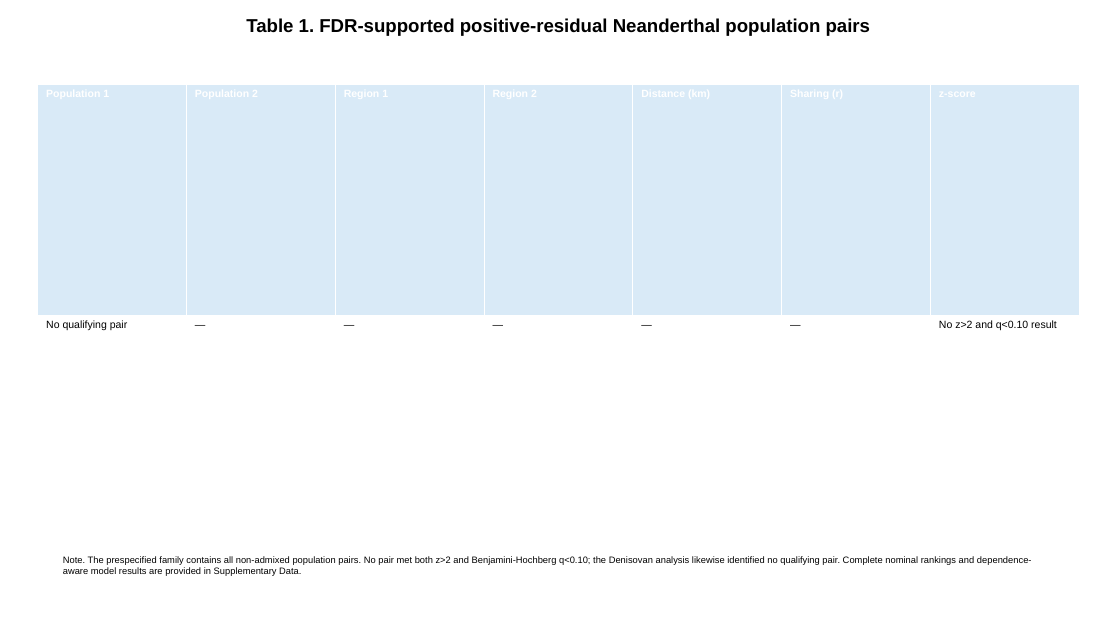
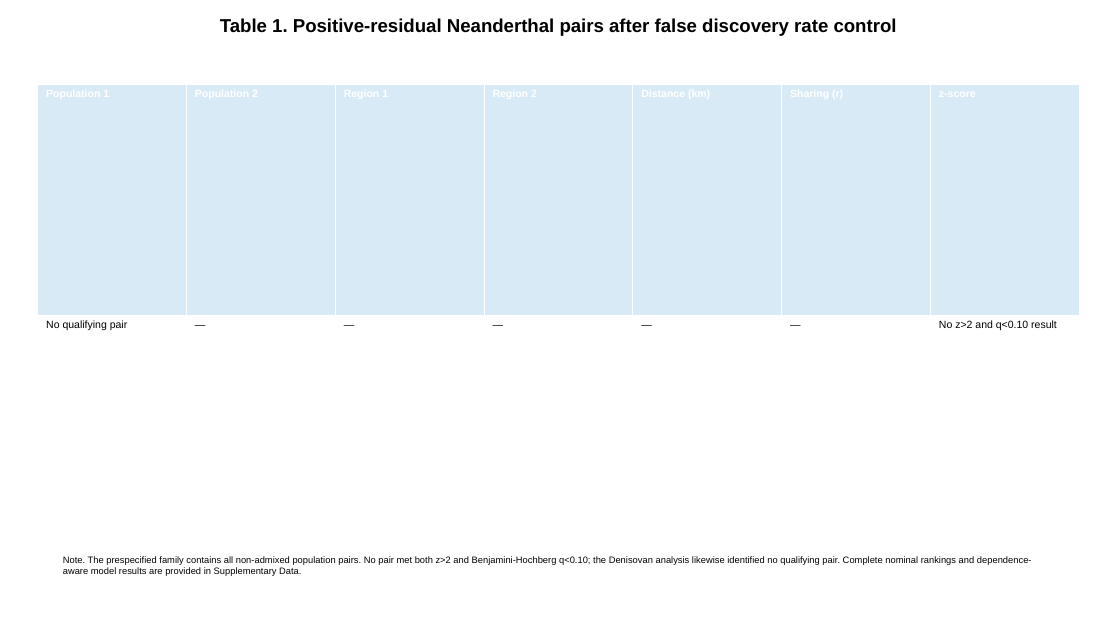
Before and after one commit to bougtoir/denisovan-archaic-dna-analysis, a slide deck: slide 12 of docs/ajba_submission/figures_tables_ajba.pptx. Drawn at 1120x630 pixels with LibreOffice and Linux fonts; fonts in the diff are those of the drawing. Boxes give left, top, right and bottom in pixels: in the first picture for what was removed or moved away, otherwise in the second. Text is boxed around its words. In the diff, an @@ line names an element or a change of style, - is before the commit and + after.

```diff
--- a/docs/ajba_submission/figures_tables_ajba.pptx
+++ b/docs/ajba_submission/figures_tables_ajba.pptx
@@ text at (220, 18, 897, 36): text changed @@
-Table 1. FDR-supported positive-residual Neanderthal population pairs
+Table 1. Positive-residual Neanderthal pairs after false discovery rate control
```
Also in this commit, not shown: 3 other slides changed, 13 other files.
